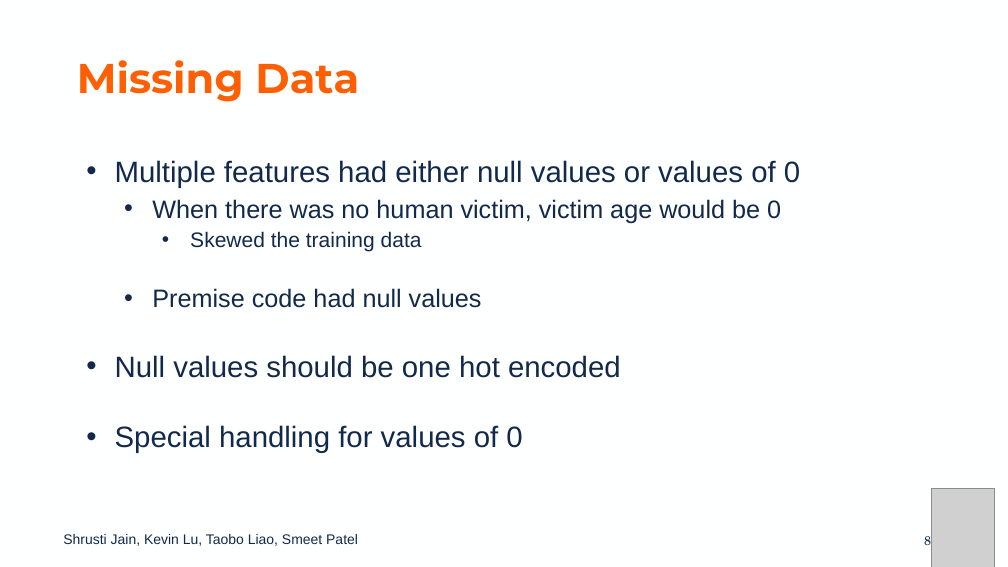
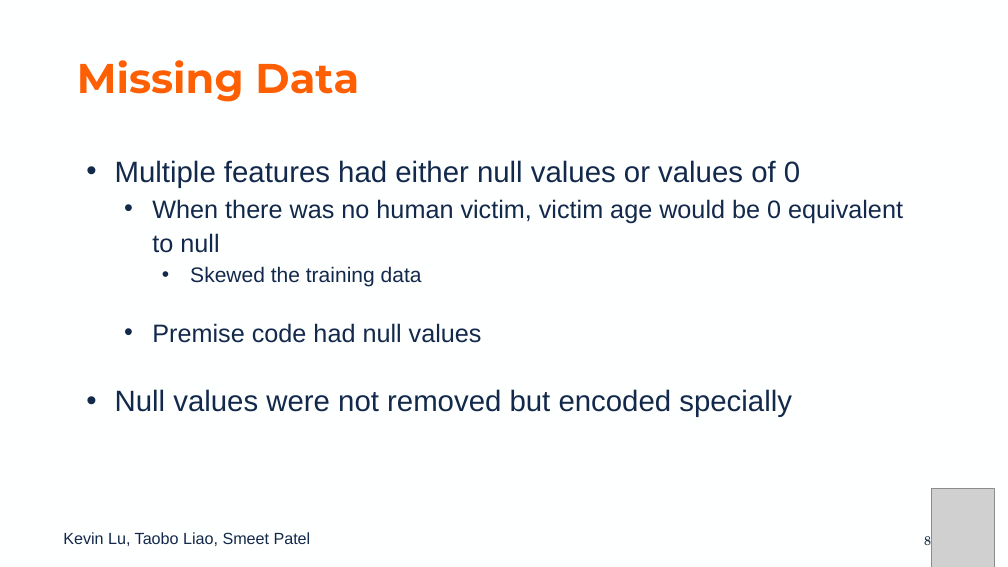
Before and after one commit to kslu2/Predicting_LA_Crimes, a slide deck: slide 8 of Project Presentation.pptx. Drawn at 1008x567 pixels with LibreOffice and Linux fonts; fonts in the diff are those of the drawing; grey boxes stand for pictures; background and template pictures are left out. Boxes give left, top, right and bottom in pixels: in the first picture for what was removed or moved away, otherwise in the second. Text is boxed around its words. In the diff, an @@ line names an element or a change of style, - is before the commit and + after.

```diff
--- a/Project Presentation.pptx
+++ b/Project Presentation.pptx
@@ text at (152,199,903,253): text changed @@
-  • When there was no human victim, victim age would be 0
+  • When there was no human victim, victim age would be 0 equivalent to null
@@ text at (115,389,792,417): text changed @@
-• Null values should be one hot encoded
-• Special handling for values of 0
+• Null values were not removed but encoded specially
@@ text at (63,532,311,546): text changed; size 13.3 to 15.4 pt @@
-Shrusti Jain, Kevin Lu, Taobo Liao, Smeet Patel
+Kevin Lu, Taobo Liao, Smeet Patel
```
Also in this commit, not shown: 19 other slides changed, 5 slides added, 4 slides removed, 3 other files.
